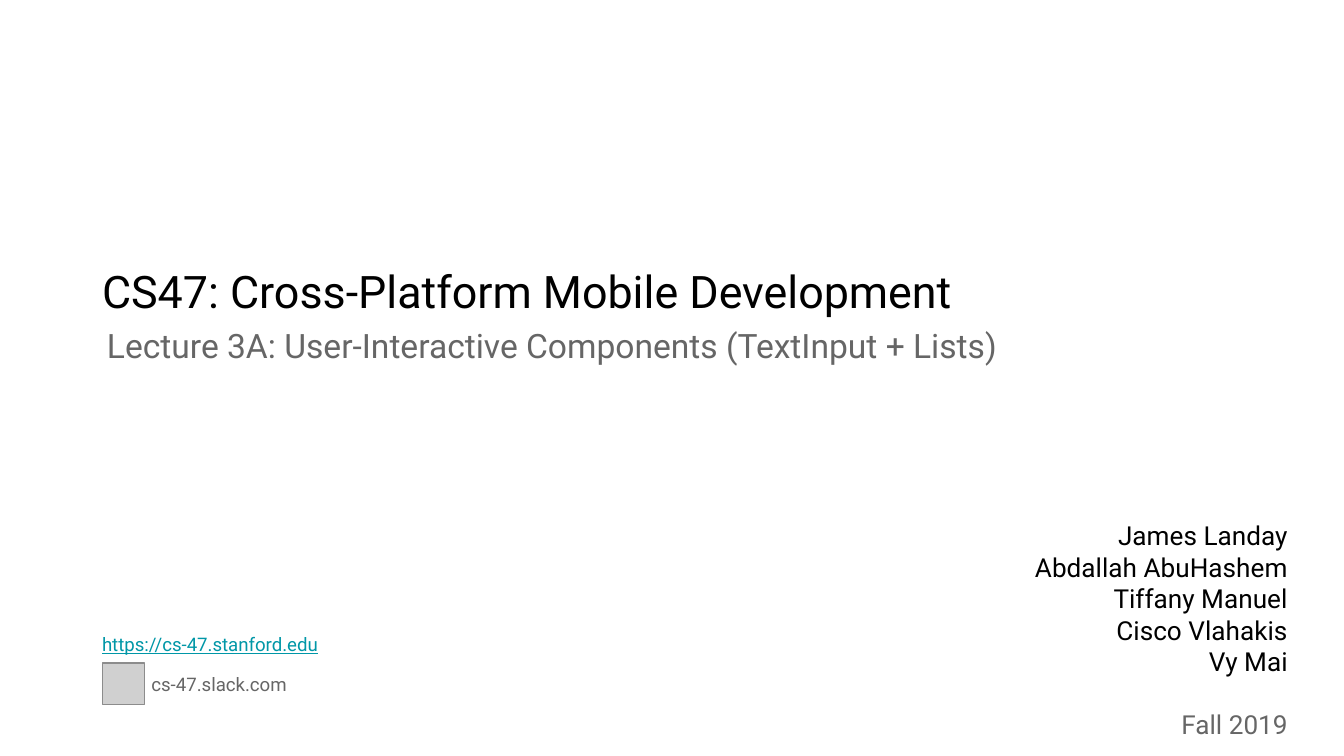
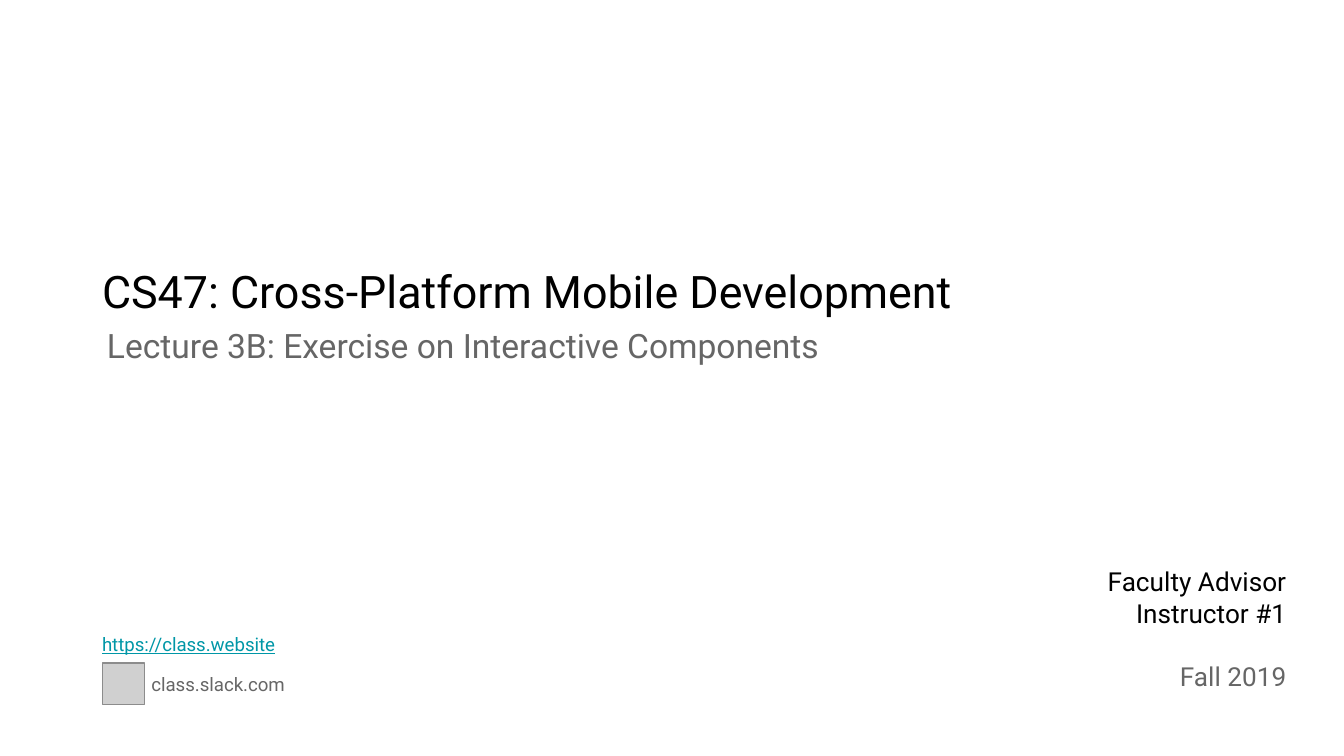
Before and after one commit to stanford-cs47/React-Native-Lectures, a slide deck: slide 20 of pptx-lectures/Lecture 3B.pptx. Drawn at 1344x756 pixels with LibreOffice and Linux fonts; fonts in the diff are those of the drawing; grey boxes stand for pictures. Boxes give left, top, right and bottom in pixels: in the first picture for what was removed or moved away, otherwise in the second. Text is boxed around its words. In the diff, an @@ line names an element or a change of style, - is before the commit and + after.

Commit message:
Point to open source demos. Make instructor and class info generic.

```diff
--- a/pptx-lectures/Lecture 3B.pptx
+++ b/pptx-lectures/Lecture 3B.pptx
@@ text at (107,334,819,365): text changed @@
-Lecture 3A: User-Interactive Components (TextInput + Lists)
+Lecture 3B: Exercise on Interactive Components
@@ text removed at (1035,525,1288,734) @@
-James Landay
-Abdallah AbuHashem
-Tiffany Manuel
-Cisco Vlahakis
-Vy Mai
-Fall 2019
@@ text added at (1108,571,1286,686), 14 pt, text #000000 @@
+Faculty Advisor
+Instructor #1
+Fall 2019
@@ text at (102,637,275,655): text changed @@
-https://cs-47.stanford.edu
+https://class.website
@@ text at (151,677,284,691): text changed @@
-cs-47.slack.com
+class.slack.com
```
Also in this commit, not shown: 1 other slide changed, 7 other files.
